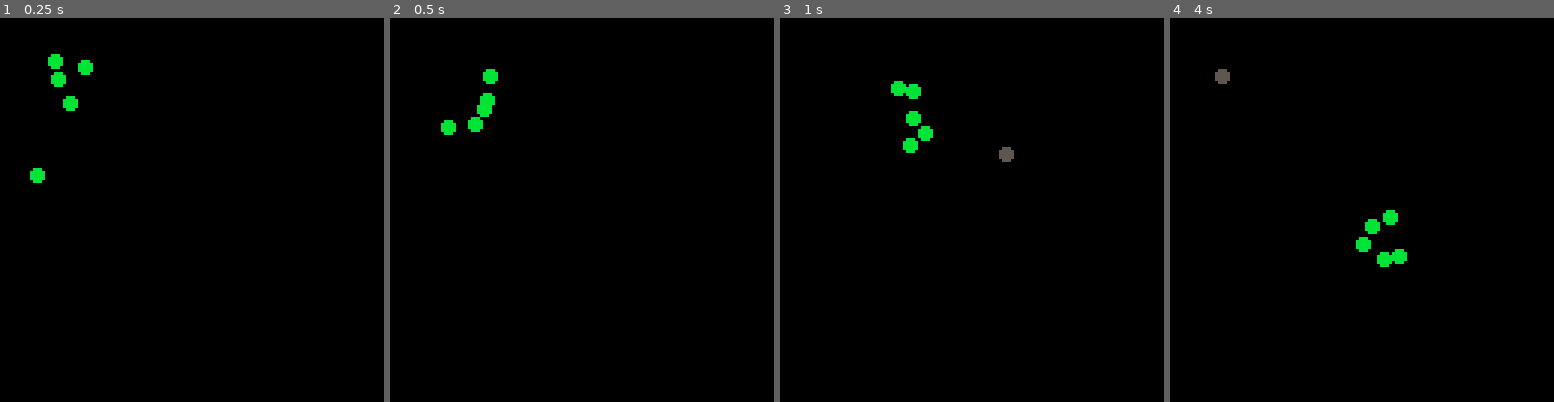
Above: before the commit, frames 1-4 (left to right).
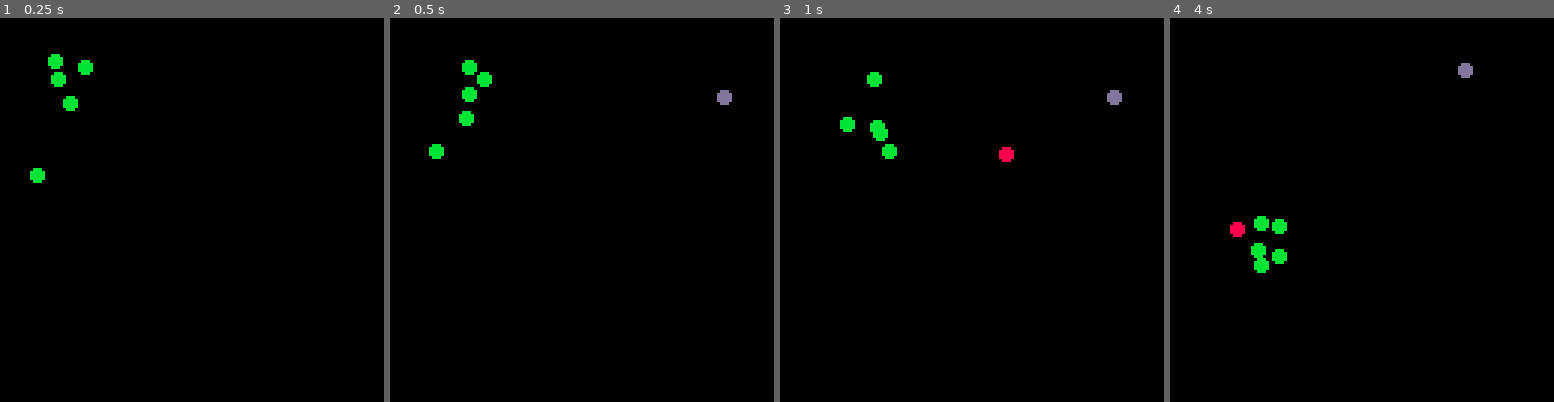
Above: after the commit, the same moments.

Repository: HNE74/pico8
Game: PICO-8 cartridge boids/boids.p8
Same seed, same stepped clock (60 frames per second), same inputs: the game is played once before the commit and once after it.
Inputs:
- Up to frame 1 (0.25 s): no input
- Up to frame 2 (0.5 s): tap X (X key) at 0.33 s
- Up to frame 3 (1 s): tap O (Z key) at 0.7 s
- Up to frame 4 (4 s): tap X (X key) at 1.07, 1.85, 2.97 s; tap O (Z key) every 0.4 s from 1.7 to 3.7 s

Frame 1 is identical in both runs. In frame 2, 1.2% of the frame differs, in the area x 10-90%, y 10-37%; in frame 3, 1.5%; in frame 4, 1.7%, in the area x 11-79%, y 11-67%.

Commit message:
some changes

Diff:
--- a/boids/boids.p8
+++ b/boids/boids.p8
@@ -25,7 +25,7 @@
   add(boidgrp, create_boid(2,10,10,11))
   add(boidgrp, create_boid(3,20,15,11))
   add(boidgrp, create_boid(4,5,5,11))
-  add(boidgrp, create_boid(4,5,18,11))
+  add(boidgrp, create_boid(5,5,18,11))
 end
 
 function create_boid(id,x,y,cl)
@@ -49,8 +49,15 @@
   target.p={}
   target.p.x,target.p.y=x,y
   target.cl=cl
-  return target
-end
+end
+
+function create_obstacle(x,y,cl)
+  obstacle={}
+  obstacle.p={}
+  obstacle.p.x,obstacle.p.y=x,y
+  obstacle.cl=cl
+end
+
 
 -- *************************
 -- *** drawing on screen ***
@@ -59,7 +66,10 @@
   cls()
   draw_boids()
   if target~=nil then
-    circfill(target.p.x,target.p.y,2,5)
+    circfill(target.p.x,target.p.y,2,target.cl)
+  end
+  if obstacle~=nil then
+    circfill(obstacle.p.x,obstacle.p.y,2,obstacle.cl)
   end
 end
 
@@ -77,12 +87,19 @@
 	 handle_buttons()
 
   for b in all(boidgrp) do
+    print_boid(b)
+  end
+
+  for b in all(boidgrp) do
     local v1=fly_center(b)
     local v2=match_velocity(b)
     local v5=nil
     if target~=nil then
       v5=chase_target(b)
     end
+    if obstacle~=nil then
+      v6=avoid_obstacle(b)
+    end
 
     b.d=addvec(b.v,v1)
     b.d=addvec(b.d,v2)
@@ -90,6 +107,9 @@
     if target~=nil then
       b.d=addvec(b.d,v5)
     end
+    if obstacle~=nil then
+      b.d=addvec(b.d,v6)
+    end
 
     limit_velocity(b)
 
@@ -108,11 +128,27 @@
 
 function handle_buttons()
   if btn(4) then
-    local x=flr(rnd(xmax-xmin))+xmin
-    local y=flr(rnd(ymax-ymin))+ymin
-    create_target(x,y,5)
+    if target==nil then
+      local x=flr(rnd(xmax-xmin))+xmin
+      local y=flr(rnd(ymax-ymin))+ymin
+      create_target(x,y,8)
+    else
+      target=nil
+    end
     wait(100)
   end
+
+  if btn(5) then
+    if obstacle==nil then
+      local x=flr(rnd(xmax-xmin))+xmin
+      local y=flr(rnd(ymax-ymin))+ymin
+      create_obstacle(x,y,13)
+    else
+      obstacle=nil
+    end
+    wait(100)
+  end
+
 end
 
 -- ******************
@@ -183,6 +219,20 @@
 
 function chase_target(boid)
   local r=scalardiv(subvec(target.p,boid.p),100.0)
+  return r
+end
+
+function avoid_obstacle(boid)
+  local dist=scalardiv(subvec(boid.p,obstacle.p),100.0)
+  local mag=magnitude(dist)
+  local direction=scalardiv(dist,mag)
+  local absvel=1.5-mag
+  if absvel<0 then
+    absvel=0
+  else
+    absvel=absvel^2/3
+  end
+  local r=scalarmul(direction,absvel)
   return r
 end
 
